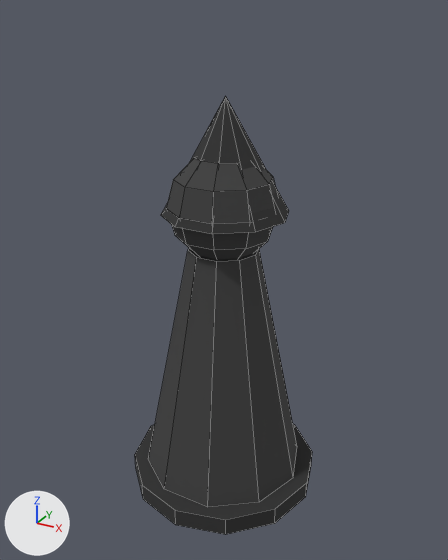
What one commit did to the OBJ model blender/models/pieces/thief.obj.
Rendered twice from a camera (50 mm lens) standing at (0.354, -0.642, 0.623) and looking at (0.0, 0.0, 0.301). Lighting does not change. The marker at lower left points along +X, +Y and +Z. The first picture is the older version. Mesh edges are drawn as thin lines. Where no turn or scale is listed for an object, it has been applied to the vertices.

In view in the first picture: 'thief'.
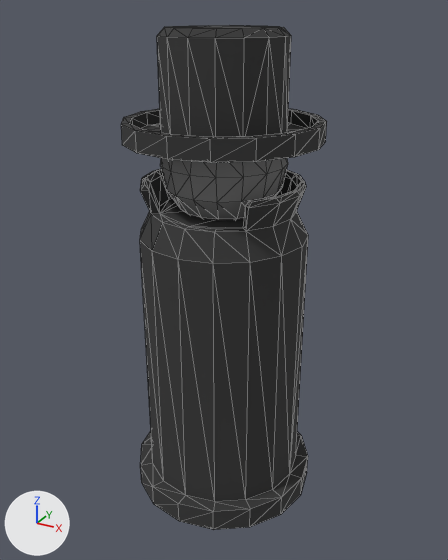
What differs and where, as boxes (x1, y1, x2, y2) in the pictures (448 x 560 px):
'thief', reshaped (16% wider, 15% taller): before (135, 96, 312, 535); after (121, 25, 327, 530)
part 1 of me_thief, rebuilt: before (166, 159, 276, 260); after (160, 158, 288, 221)
part 2 of me_thief, rebuilt (13% wider, 39% taller): before (148, 248, 297, 507); after (140, 169, 308, 530)
part 3 of me_thief, added: after (121, 25, 327, 163)
part 4 of me_thief, deleted: before (135, 424, 312, 535)
part 5 of me_thief, deleted: before (161, 96, 289, 234)

What the commit changed:
Material 'tint' (mat_tint) changes colour from dark grey #3f3f3f to grey #808080; in linear values from (0.05, 0.05, 0.05) to (0.216, 0.216, 0.216).
me_thief is used by ob_thief; location (0.0, 0.0, 0.0).
Verts and faces of me_thief; kept vertices keep their numbers, new ones are numbered from 107.
Before the commit, vertices of me_thief: 0 (0.13, 0.0, 0.0) at pixel (305, 496), 1 (0.113, -0.065, 0.0) at pixel (274, 523), 2 (0.065, -0.113, 0.0) at pixel (225, 534), 3 (0.0, -0.13, 0.0) at pixel (175, 525), 4 (-0.065, -0.113, 0.0) at pixel (143, 499).
Before the commit, vertices of me_thief: 5 (-0.113, -0.065, 0.0) at pixel (135, 467), 6 (-0.13, 0.0, 0.0), 7 (-0.113, 0.065, 0.0), 8 (-0.065, 0.113, 0.0), 9 (0.0, 0.13, 0.0).
Before the commit, vertices of me_thief: 10 (0.065, 0.113, 0.0), 11 (0.113, 0.065, 0.0) at pixel (311, 465), 12 (0.113, 0.065, 0.025) at pixel (312, 451), 13 (0.065, 0.113, 0.025) at pixel (294, 424), 14 (0.0, 0.13, 0.025).
Before the commit, vertices of me_thief: 15 (-0.065, 0.113, 0.025), 16 (-0.113, 0.065, 0.025), 17 (-0.13, 0.0, 0.025) at pixel (150, 426), 18 (-0.113, -0.065, 0.025) at pixel (134, 454), 19 (-0.065, -0.113, 0.025) at pixel (142, 485).
Before the commit, vertices of me_thief: 20 (0.0, -0.13, 0.025) at pixel (175, 510), 21 (0.065, -0.113, 0.025) at pixel (225, 519), 22 (0.113, -0.065, 0.025) at pixel (275, 508), 23 (0.13, 0.0, 0.025) at pixel (306, 482).
Before the commit, vertices of me_thief: 96 (0.08, 0.005, 0.39) at pixel (285, 222), 97 (0.065, -0.042, 0.39) at pixel (255, 232), 98 (0.025, -0.071, 0.39) at pixel (212, 234), 99 (-0.025, -0.071, 0.39) at pixel (175, 227), 100 (-0.065, -0.042, 0.39) at pixel (160, 215).
Before the commit, vertices of me_thief: 101 (-0.08, 0.005, 0.39), 102 (-0.065, 0.052, 0.39), 103 (-0.025, 0.081, 0.39), 104 (0.025, 0.081, 0.39), 105 (0.065, 0.052, 0.39) at pixel (289, 210).
Before the commit, vertices of me_thief: 106 (0.0, 0.005, 0.53) at pixel (225, 95).
me_thief had 107 vertices, 97 faces and spanned x -0.13..0.13, y -0.13..0.13, z 0.0..0.53.
me_thief now has 396 vertices, 780 faces and spans x -0.122..0.122, y -0.122..0.122, z 0.0..0.603.
me_thief part 1: the loose piece of 52 vertices spanning x -0.07..0.07, y -0.067..0.067, z 0.33..0.47 is rebuilt with 114 vertices and now spans x -0.076..0.076, y -0.076..0.076, z 0.378..0.531.
me_thief part 2: the loose piece of 20 vertices spanning x -0.11..0.11, y -0.105..0.105, z 0.025..0.345 is rebuilt with 170 vertices and now spans x -0.122..0.122, y -0.122..0.122, z 0.0..0.434, in mat_tint_dark (dark grey #373737).
me_thief part 3: a new loose piece of 112 vertices spanning x -0.118..0.118, y -0.118..0.118, z 0.481..0.603, in mat_tint_dark (dark grey #373737).
Part 4, on me_thief:
Vertices deleted: 0 to 23 (with the faces that use them).
Part 5, on me_thief:
Vertices deleted: 96 to 106 (with the faces that use them).
